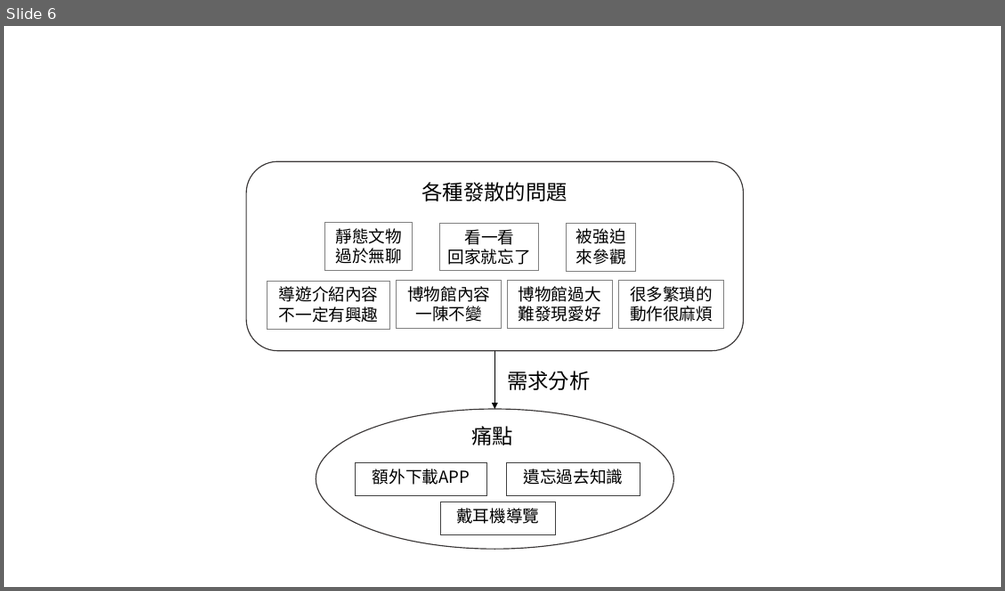
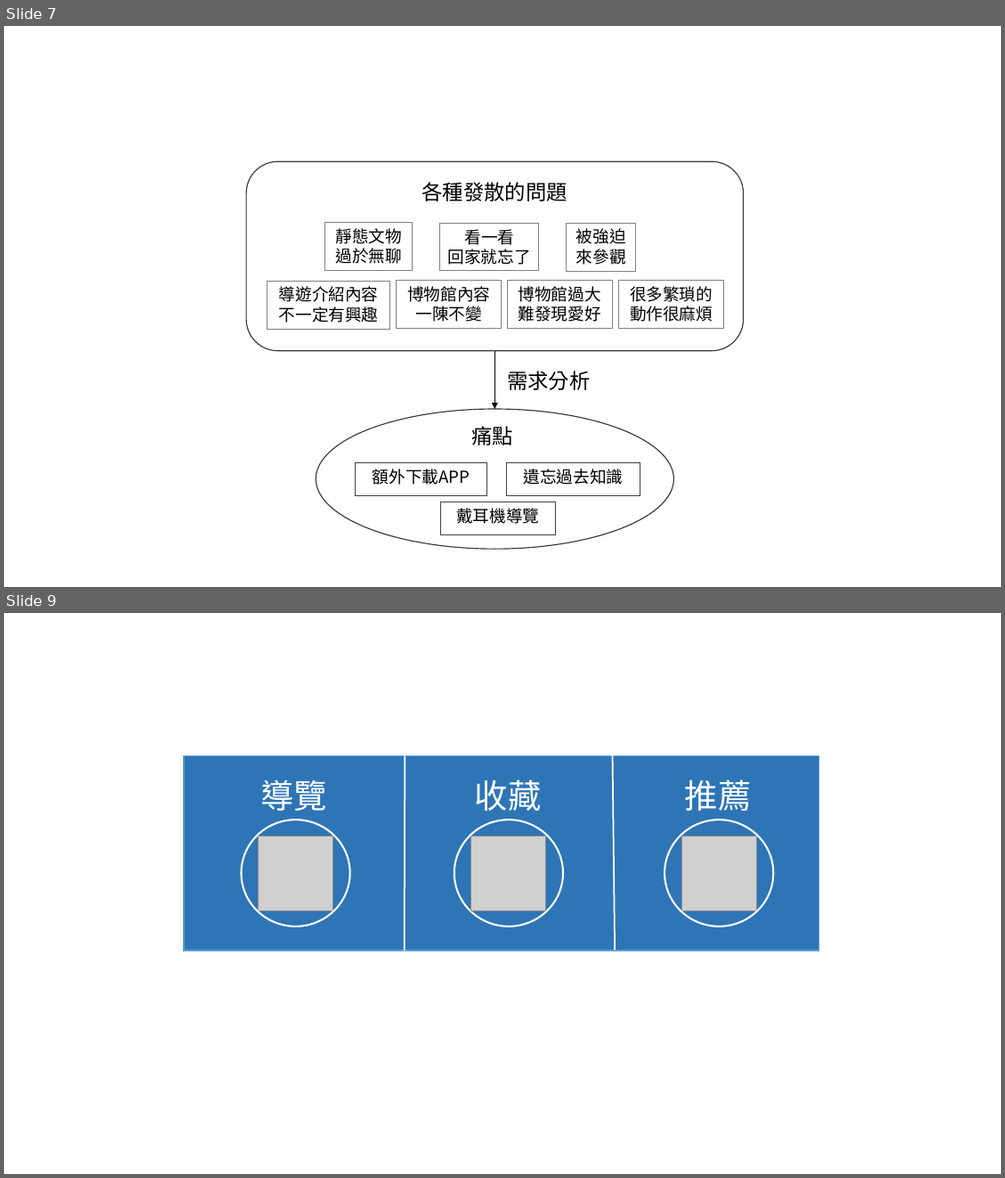
Before and after one commit to littleching26/master-thesis, a slide deck: demoPic.pptx. Shown one above the other, each under a label of ours: slide 6 before the commit, slides 7 and 9 after it; the slides between them are not shown. The pictures are 1005x591 and 1005x1178 pixels, drawn with LibreOffice and Linux fonts; fonts in the diff are those of the drawing; grey boxes stand for pictures. Boxes give left, top, right and bottom in pixels: in the first picture for what was removed or moved away, otherwise in the second. Text is boxed around its words. In the diff, an @@ line names an element or a change of style, - is before the commit and + after.

```diff
--- a/demoPic.pptx
+++ b/demoPic.pptx
@@ slide 9 added at (x1=4, y1=613, x2=1001, y2=1174), background #FFFFFF @@
@@ group added at (x1=184, y1=755, x2=819, y2=950): 3 texts, 3 pictures, 3 ellipses, 2 lines, 1 rectangle @@
+導覽
+收藏
+推薦
@@ what was slide 6 is now slide 7 @@
```
Also in this commit, not shown: 3 other slides added, 3 other files.
